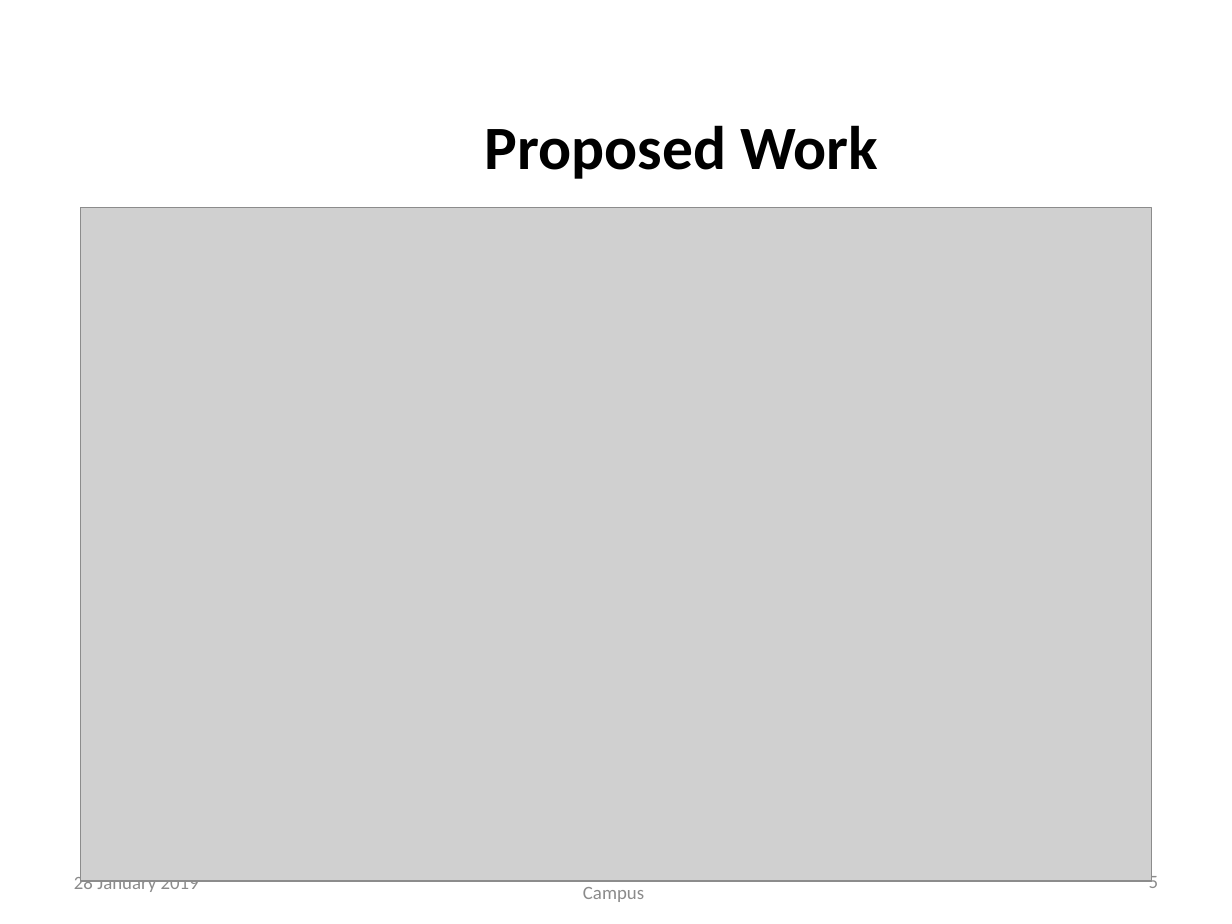
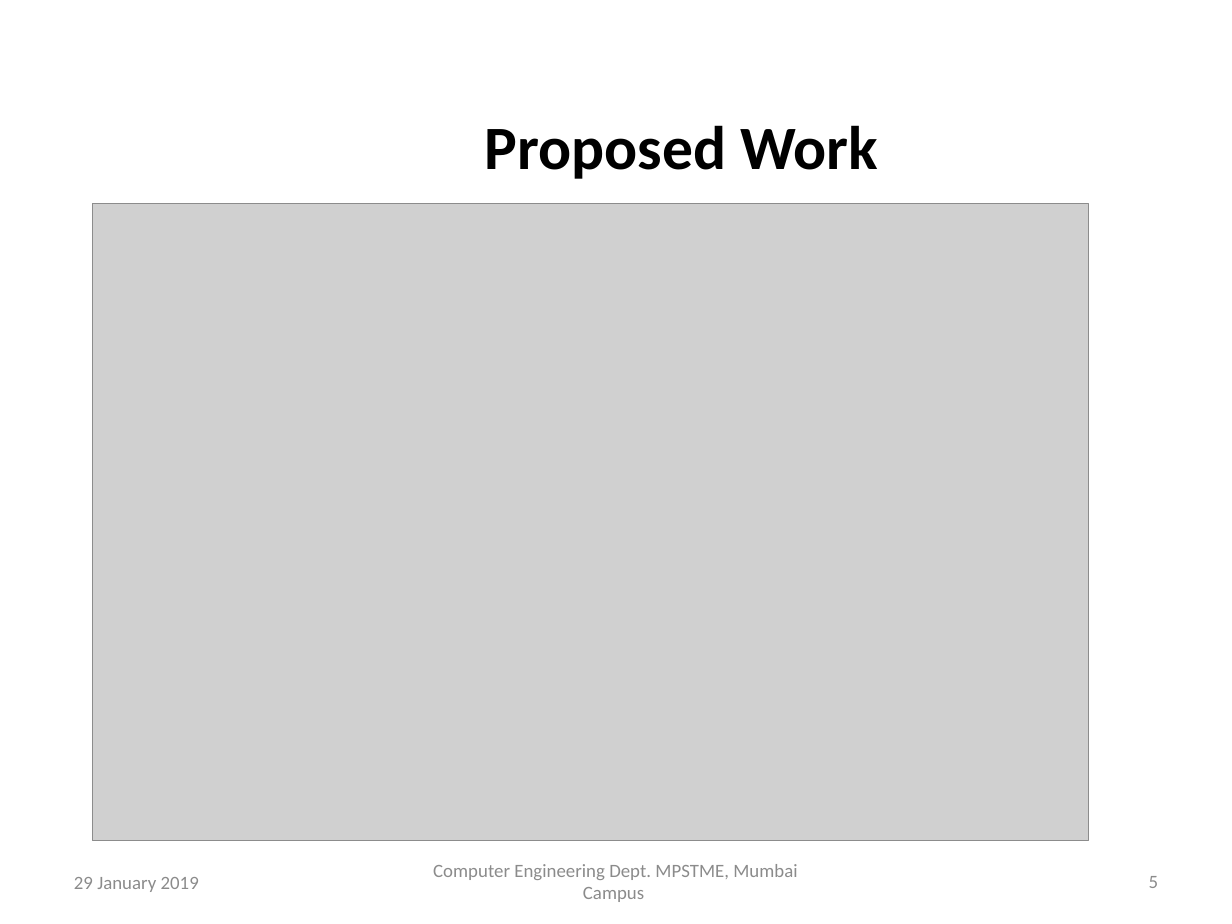
Before and after one commit to TeeeJaey/SignatureVerifier, a slide deck: slide 5 of PPT/B002_ProjectPPT.pptx. Drawn at 1232x924 pixels with LibreOffice and Linux fonts; fonts in the diff are those of the drawing; grey boxes stand for pictures; background and template pictures are left out. Boxes give left, top, right and bottom in pixels: in the first picture for what was removed or moved away, otherwise in the second. Text is boxed around its words. In the diff, an @@ line names an element or a change of style, - is before the commit and + after.

```diff
--- a/PPT/B002_ProjectPPT.pptx
+++ b/PPT/B002_ProjectPPT.pptx
@@ picture: place and size @@
-picture at bbox=[80, 208, 1151, 882]
+picture at bbox=[92, 203, 1088, 840]
@@ text at bbox=[74, 877, 199, 892]: text changed @@
-28 January 2019
+29 January 2019
```
Also in this commit, not shown: 25 other slides changed, 6 other files.
